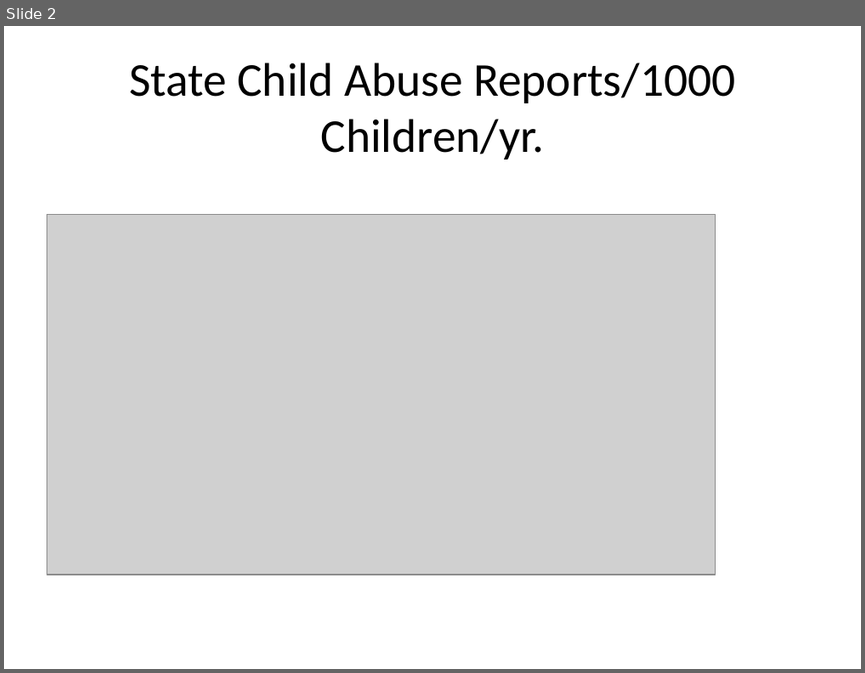
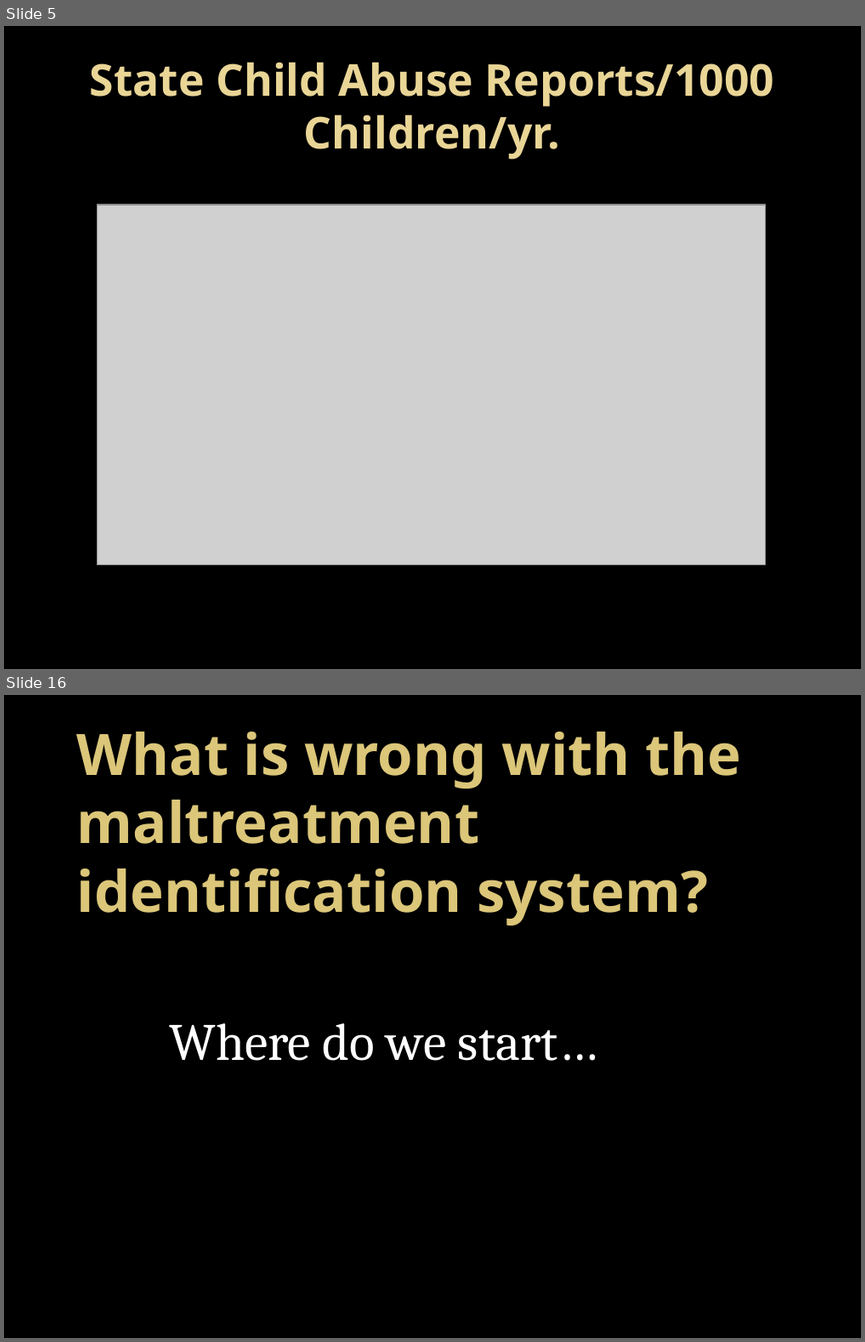
Before and after one commit to OuhscBbmc/SafeCareSpatial, a slide deck: National/chadwick materials/bard_draft1.pptx. Shown one above the other, each under a label of ours: slide 2 before the commit, slides 5 and 16 after it; the slides between them are not shown. The pictures are 865x673 and 865x1342 pixels, drawn with LibreOffice and Linux fonts; fonts in the diff are those of the drawing; grey boxes stand for pictures; background and template pictures are left out. Boxes give left, top, right and bottom in pixels: in the first picture for what was removed or moved away, otherwise in the second. Text is boxed around its words. In the diff, an @@ line names an element or a change of style, - is before the commit and + after.

```diff
--- a/National/chadwick materials/bard_draft1.pptx
+++ b/National/chadwick materials/bard_draft1.pptx
@@ slide 16 added at (4,695,861,1338), background picture (left out) @@
@@ title added at (77,732,741,925), 48 pt, text #DCC679, bold @@
+What is wrong with the maltreatment identification system?
@@ text added at (169,1023,598,1061), 44 pt, text #FFFFFF @@
+Where do we start…
@@ what was slide 2 is now slide 5 @@
@@ slide 5 changed as well @@
@@ background #FFFFFF to picture (left out) @@
@@ title "State Child Abuse Reports/1000 Children/yr." at (90,62,775,159): size 39.6 to 36.9 pt, font Calibri to Noto Sans, text colour #000000 to gradient #EAD696 to #E7D081, bold on @@
@@ picture: place and size @@
-picture at (46,215,715,574)
+picture at (97,204,765,564)
```
Also in this commit, not shown: 1 other slide changed, 21 other slides added, 1 slide removed, 17 other files.
